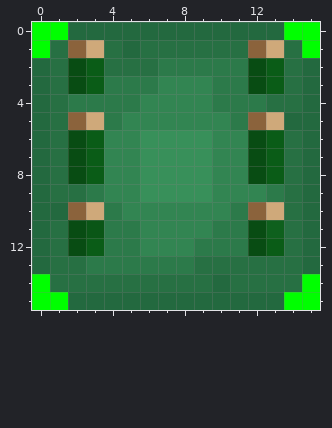
Edited in one commit: pixel-art sprite (textures/voltic_battery_hv_battery_box_side.png). This is how it looked before the edit.
The file is 16x16 pixels. Colours within 5 levels of each other are drawn and written as one.
After:
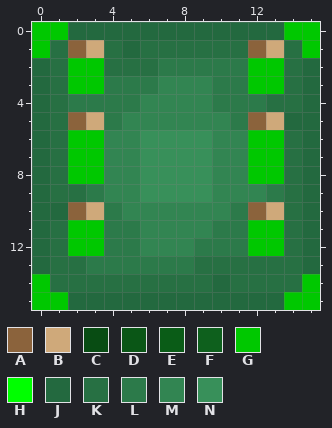
Palette (. is transparent): A #8b633c  B #cfa97a  C #084c13  D #0a5616  E #0a5c17  F #0e601d  G #00c800  H #00ff00  J #23693f  K #277043  L #2c7a4a  M #328552  N #38905a
Author's note on the commit: Added Bioreactor as power source for batteries Bioreactors produce the energy inside Voltic Batteries.
The exact change:
y 0: x 0..1 HH -> GG; x 14..15 HH -> GG
y 1: x 0 H -> G; x 15 H -> G
y 2..3: x 2..3 CE -> GG; x 12..13 CE -> GG
y 6..8: x 2..3 CE -> GG; x 12..13 CE -> GG
y 11: x 2..3 CD -> GG; x 12..13 CF -> GG
y 12: x 2..3 CE -> GG; x 12..13 CE -> GG
y 14: x 0 H -> G; x 15 H -> G
y 15: x 0..1 HH -> GG; x 14..15 HH -> GG
Where, in picture pixels (left, top, right, bottom), the same in both pictures:
changed: (32, 22, 104, 310)
changed: (248, 22, 320, 310)
